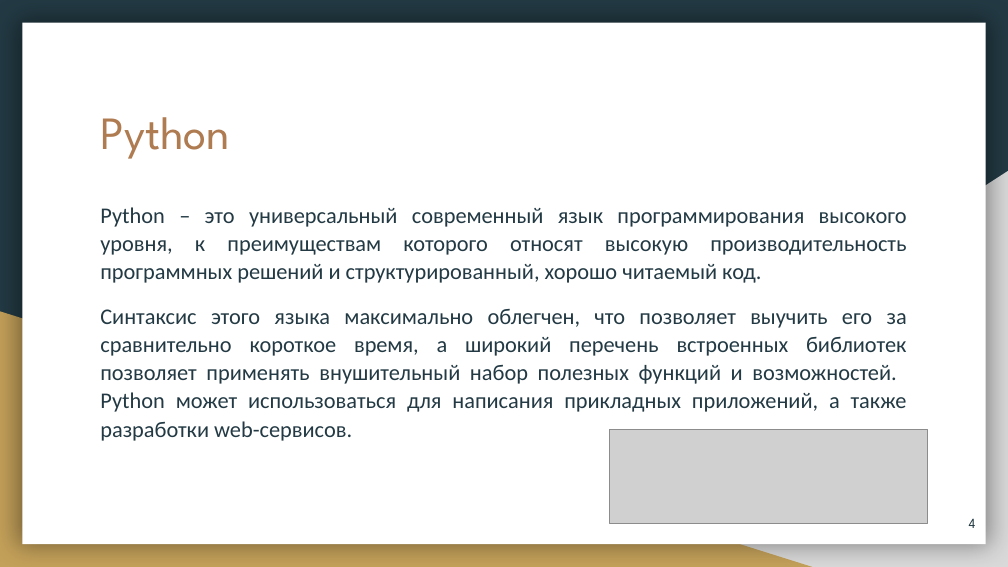
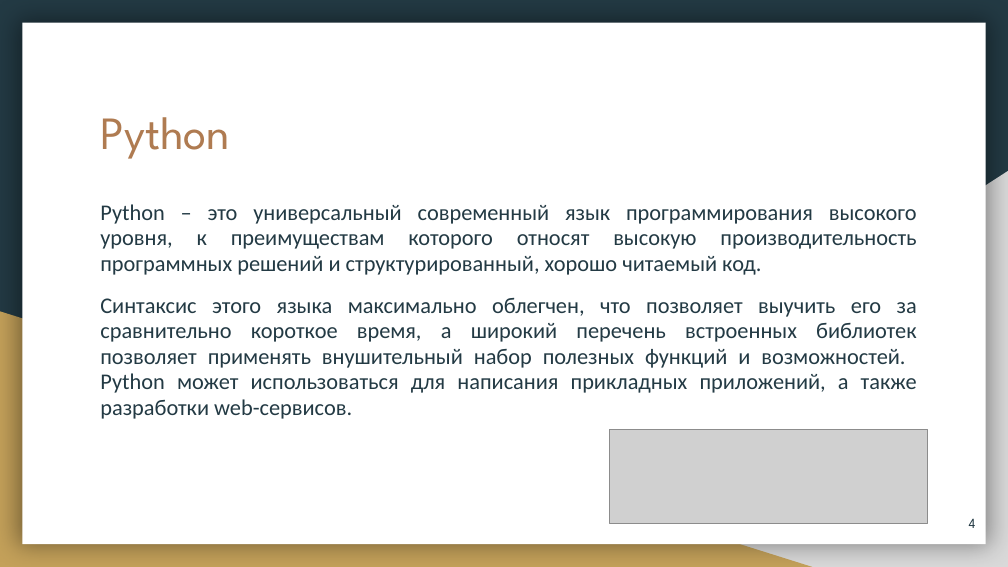
Before and after one commit to VladoCC/lupy, a slide deck: slide 4 of DOCS/REQUIREMENTS/Marketing Requirements Specification.pptx. Drawn at 1008x567 pixels with LibreOffice and Linux fonts; fonts in the diff are those of the drawing; grey boxes stand for pictures. Boxes give left, top, right and bottom in pixels: in the first picture for what was removed or moved away, otherwise in the second. Text is boxed around its words. In the diff, an @@ line names an element or a change of style, - is before the commit and + after.

```diff
--- a/DOCS/REQUIREMENTS/Marketing Requirements Specification.pptx
+++ b/DOCS/REQUIREMENTS/Marketing Requirements Specification.pptx
@@ text "Python – это универсальный современный ..." at (100,204,917,419): line spacing 1.05 to 0.95 @@
```
Also in this commit, not shown: 2 other slides changed.
